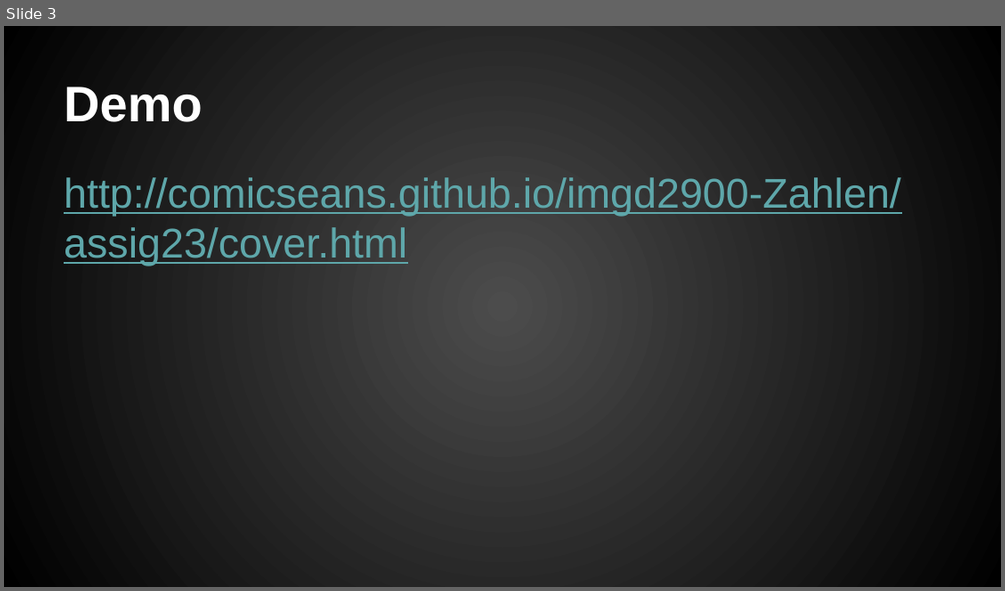
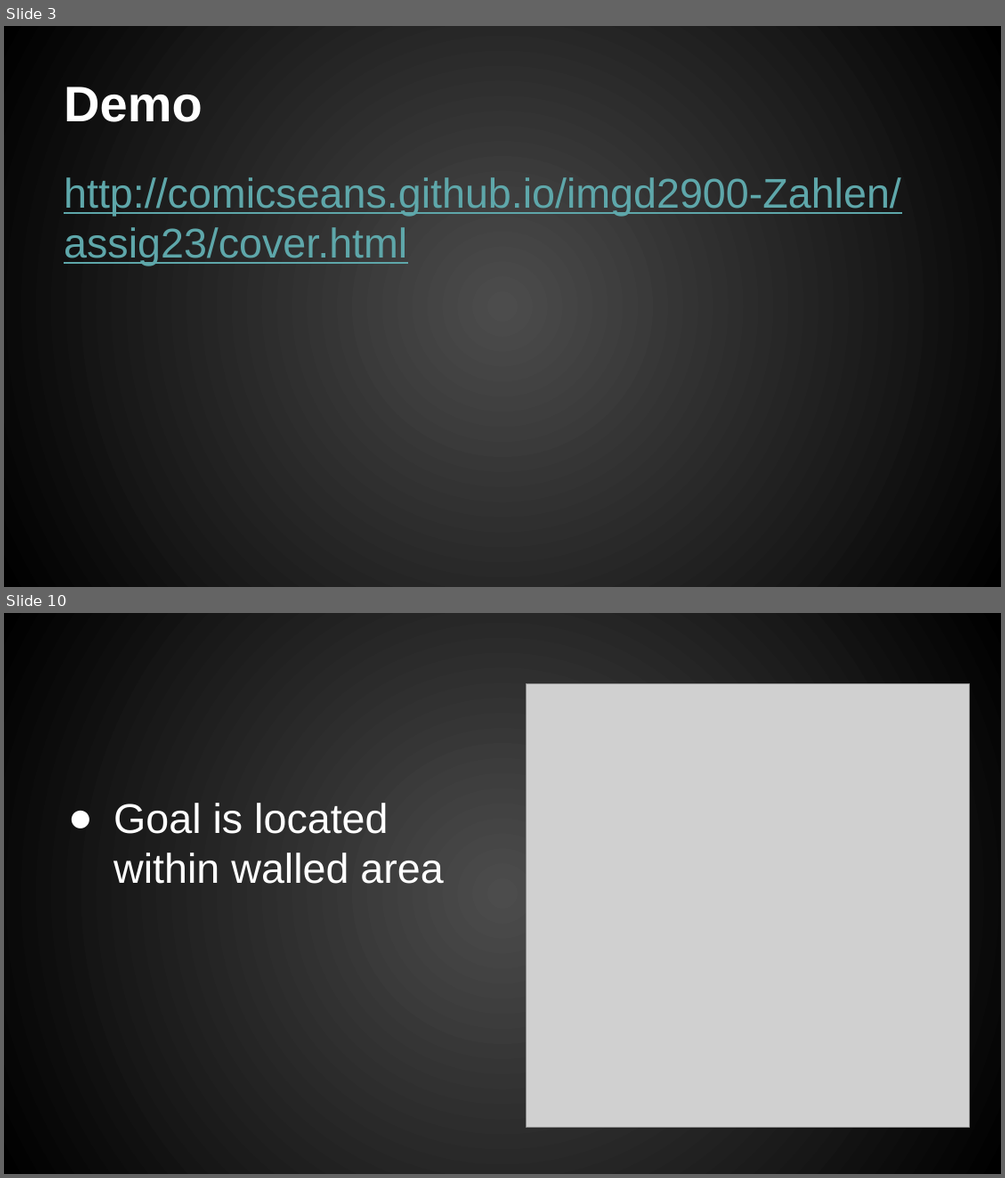
Before and after one commit to ComicSeans/imgd2900, a slide deck: assig23/finalabstractpresentation.pptx. Shown one above the other, each under a label of ours: slide 3 before the commit, slides 3 and 10 after it; the slides between them are not shown. The pictures are 1005x591 and 1005x1178 pixels, drawn with LibreOffice and Linux fonts; fonts in the diff are those of the drawing; grey boxes stand for pictures. Boxes give left, top, right and bottom in pixels: in the first picture for what was removed or moved away, otherwise in the second. Text is boxed around its words. In the diff, an @@ line names an element or a change of style, - is before the commit and + after.

```diff
--- a/assig23/finalabstractpresentation.pptx
+++ b/assig23/finalabstractpresentation.pptx
@@ slide 10 added at (x1=4, y1=613, x2=1001, y2=1174), background gradient #4C4C4C to #000000 @@
@@ picture added at (x1=526, y1=684, x2=969, y2=1127) @@
@@ text added at (x1=113, y1=803, x2=443, y2=884), 30 pt, text #FFFFFF @@
+● Goal is located within walled area
```
Also in this commit, not shown: 5 other slides added.
